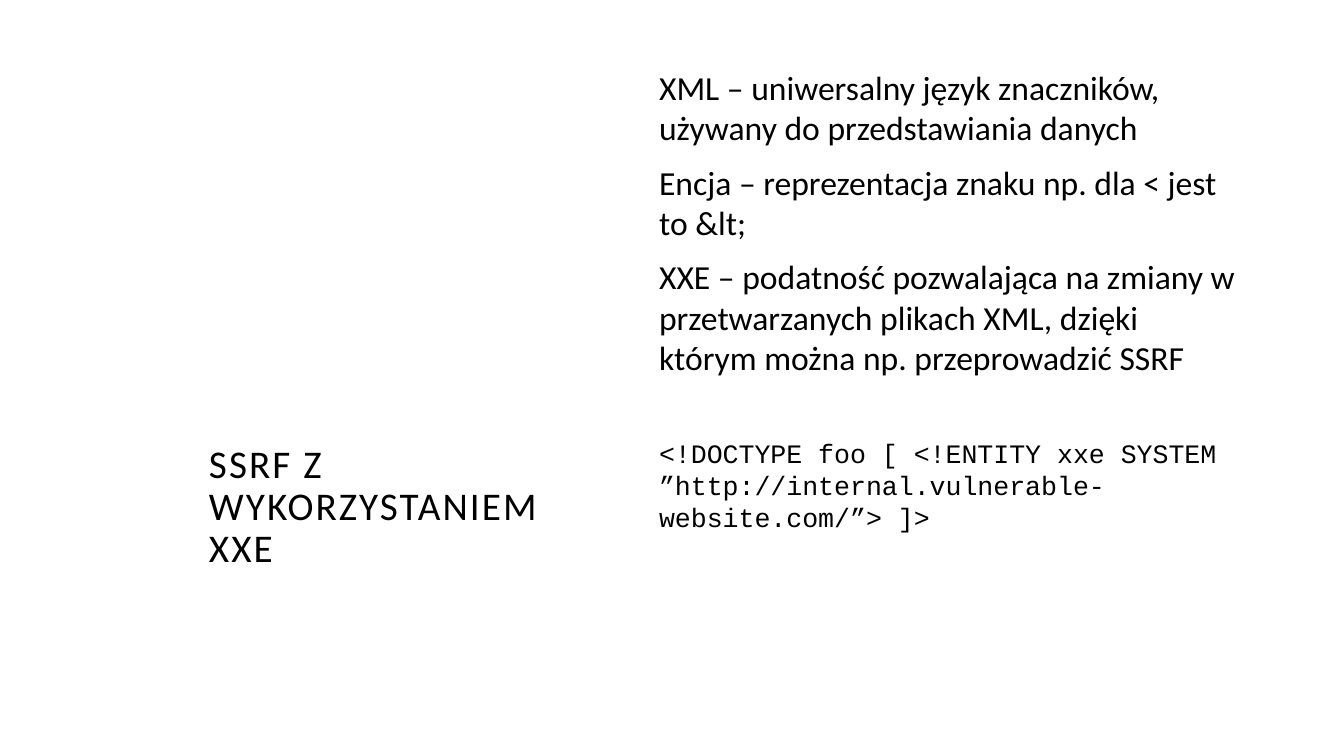
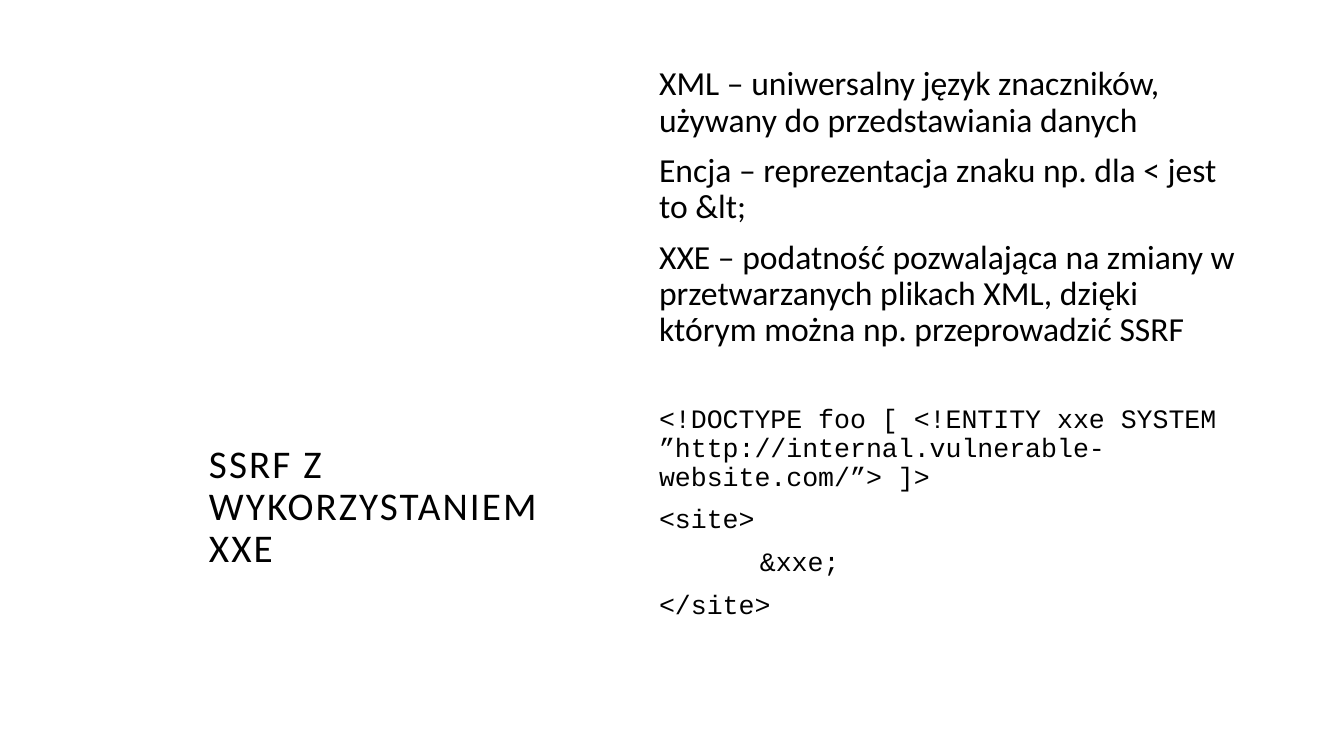
Before and after one commit to shionorix/SSRF-project, a slide deck: slide 19 of Podatność Server Side Request Forgery z wykorzystaniem strony.pptx. Drawn at 1344x756 pixels with LibreOffice and Linux fonts; fonts in the diff are those of the drawing; background and template pictures are left out. Boxes give left, top, right and bottom in pixels: in the first picture for what was removed or moved away, otherwise in the second. Text is boxed around its words. In the diff, an @@ line names an element or a change of style, - is before the commit and + after.

```diff
--- a/Podatność Server Side Request Forgery z wykorzystaniem strony.pptx
+++ b/Podatność Server Side Request Forgery z wykorzystaniem strony.pptx
@@ text at bbox=[659, 71, 1235, 487]: line spacing 1 to 0.9 @@
@@ text at bbox=[659, 510, 840, 615]: paragraphs added @@
+<site>
+&xxe;
+</site>
```
